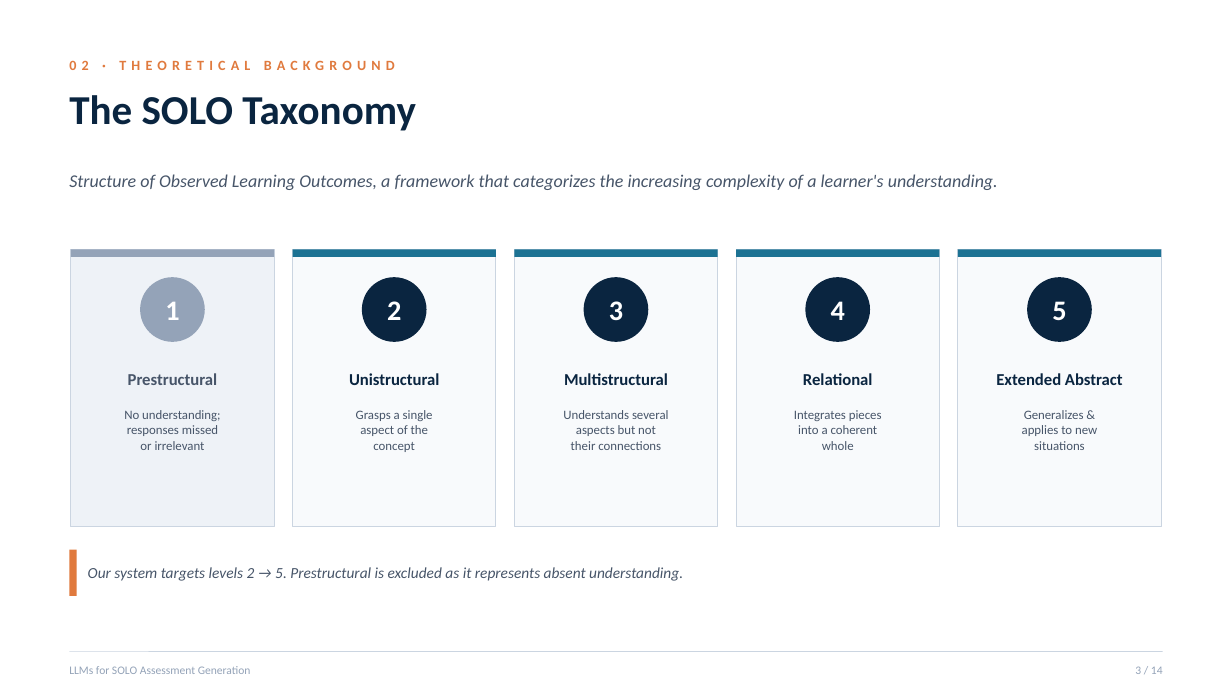
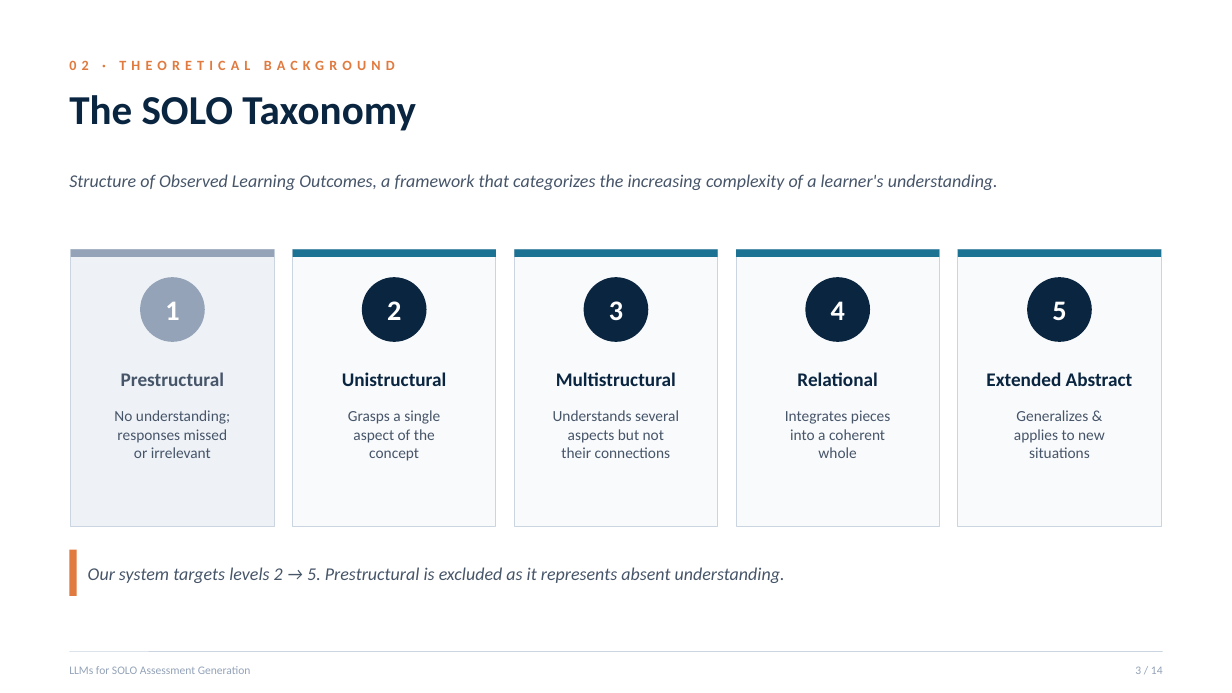
Before and after one commit to urospetraskovic/ObrazovniSoftProjekat, a slide deck: slide 3 of Project/Paper/SOLO_LLM_Assessment_Presentation.pptx. Drawn at 1232x693 pixels with LibreOffice and Linux fonts; fonts in the diff are those of the drawing. Boxes give left, top, right and bottom in pixels: in the first picture for what was removed or moved away, otherwise in the second. Text is boxed around its words. In the diff, an @@ line names an element or a change of style, - is before the commit and + after.

```diff
--- a/Project/Paper/SOLO_LLM_Assessment_Presentation.pptx
+++ b/Project/Paper/SOLO_LLM_Assessment_Presentation.pptx
@@ size 13 to 15 pt in 5 elements at (x1=121, y1=372, x2=224, y2=386), (x1=342, y1=372, x2=446, y2=386), (x1=556, y1=372, x2=676, y2=386), (x1=797, y1=372, x2=877, y2=386), (x1=986, y1=372, x2=1133, y2=386) @@
@@ size 10 to 12 pt in 5 elements at (x1=114, y1=410, x2=230, y2=458), (x1=348, y1=410, x2=440, y2=461), (x1=553, y1=410, x2=679, y2=458), (x1=785, y1=410, x2=890, y2=458), (x1=1014, y1=410, x2=1105, y2=458) @@
@@ text "Our system targets levels 2 ..." at (x1=88, y1=567, x2=785, y2=583): size 12 to 14 pt @@
```
Also in this commit, not shown: 10 other slides changed, 1 slide added, 1 slide removed, 1 other file.
